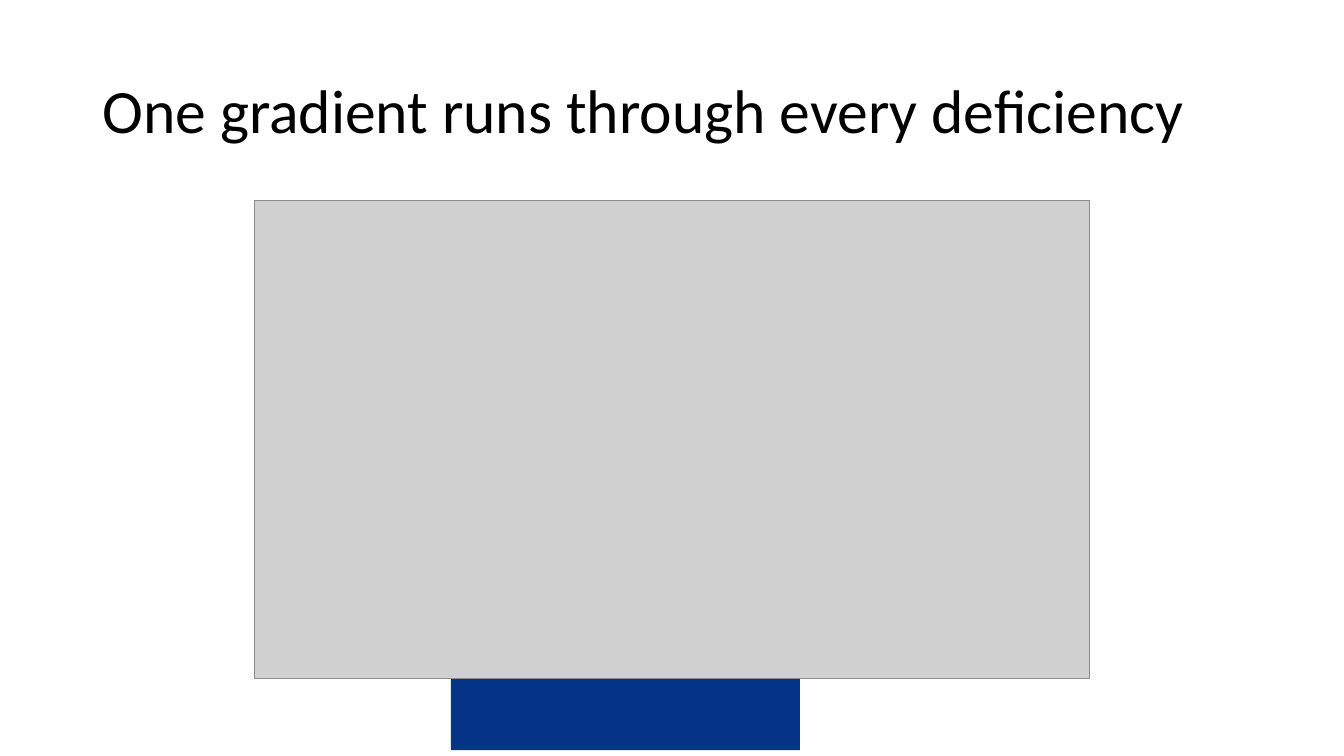
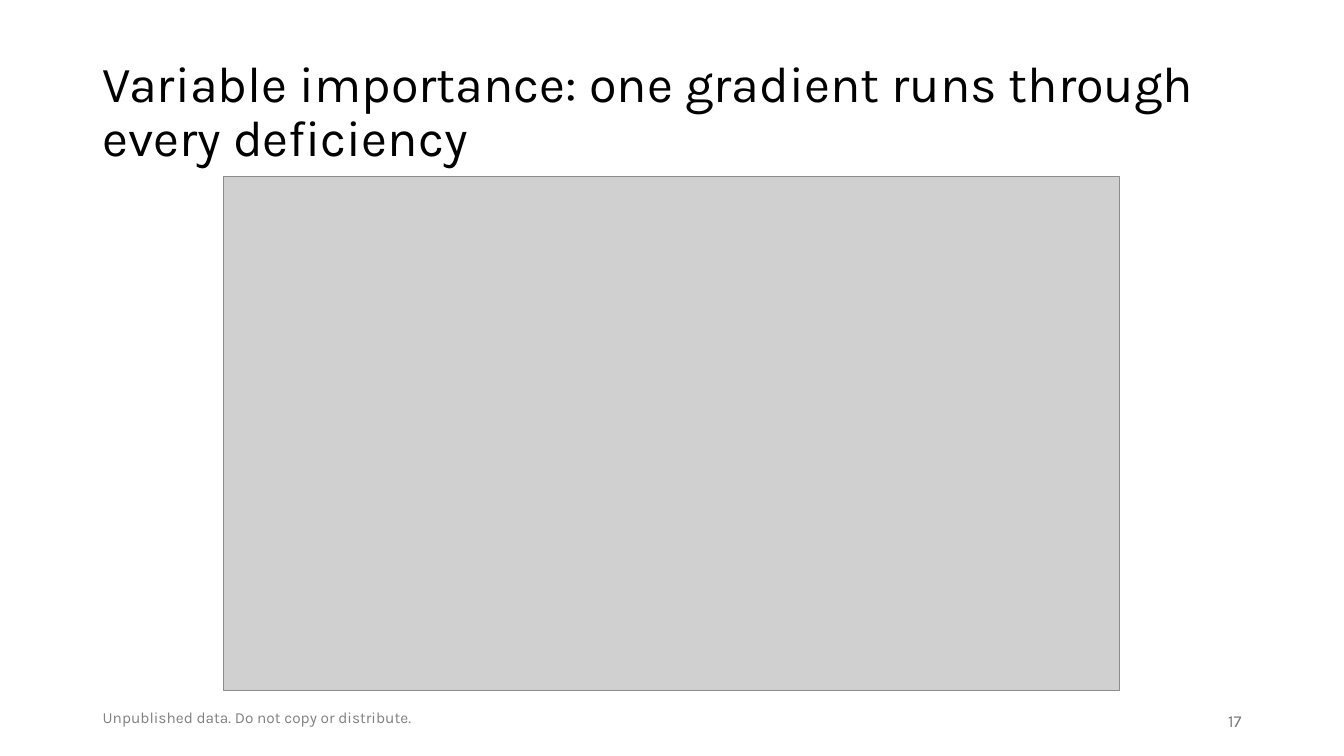
Before and after one commit to amertens/mn-prediction, a slide deck: slide 17 of docs/slides/MN-proxy-policy-deck-2026-09.pptx (slide 12 before the commit). Drawn at 1344x756 pixels with LibreOffice and Linux fonts; fonts in the diff are those of the drawing; grey boxes stand for pictures; background and template pictures are left out. Boxes give left, top, right and bottom in pixels: in the first picture for what was removed or moved away, otherwise in the second. Text is boxed around its words. In the diff, an @@ line names an element or a change of style, - is before the commit and + after.

```diff
--- a/docs/slides/MN-proxy-policy-deck-2026-09.pptx
+++ b/docs/slides/MN-proxy-policy-deck-2026-09.pptx
@@ title at [102, 67, 1193, 169]: text changed; size 44 to 36 pt; font Calibri to Karla @@
-One gradient runs through every deficiency
+Variable importance: one gradient runs through every deficiency
@@ picture: place and size @@
-picture at [255, 201, 1090, 680]
+picture at [224, 176, 1120, 691]
@@ rectangle removed at [451, 673, 800, 751] @@
@@ text added at [103, 712, 411, 727], 11 pt, text #808080 @@
+Unpublished data. Do not copy or distribute.
@@ page number added at [1228, 716, 1241, 727], 12 pt, text #797979 @@
+17
```
Also in this commit, not shown: 14 other slides changed, 7 slides added, 5 slides removed, 6 other files.
